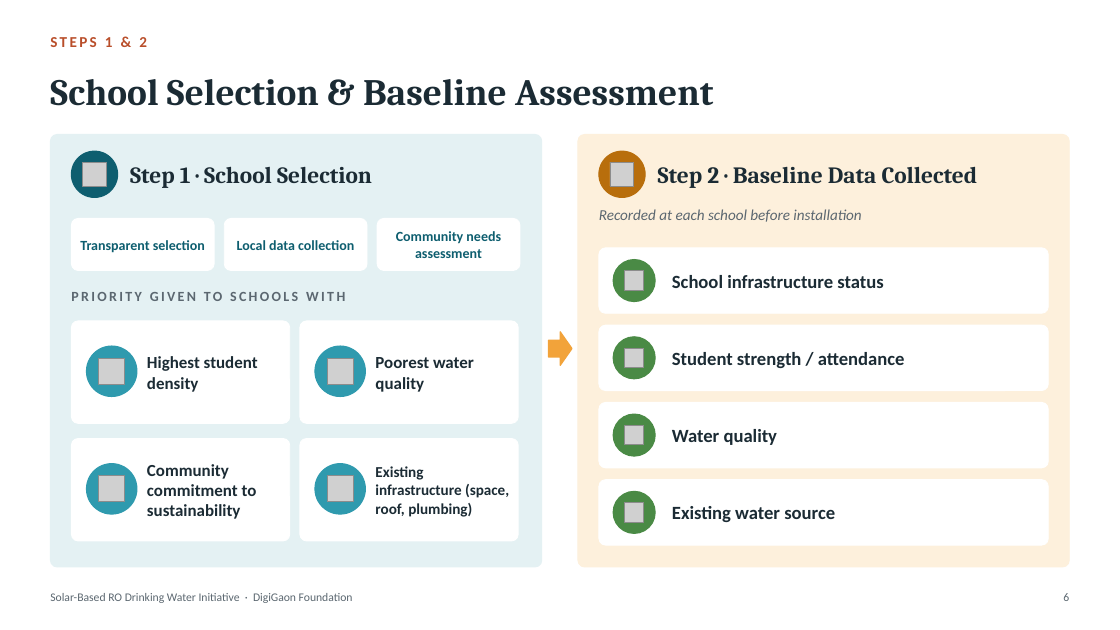
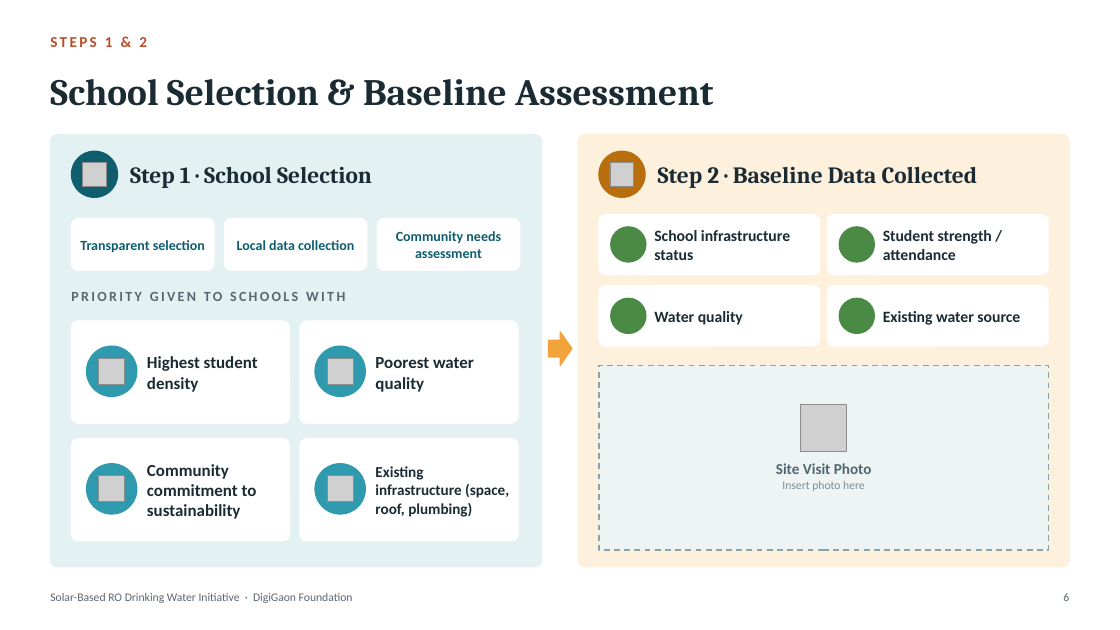
Before and after one commit to Harshtiwari940/Harshtiwari940, a slide deck: slide 6 of presentations/Solar_RO_Implementation_Overview.pptx. Drawn at 1120x630 pixels with LibreOffice and Linux fonts; fonts in the diff are those of the drawing; grey boxes stand for pictures; background and template pictures are left out. Boxes give left, top, right and bottom in pixels: in the first picture for what was removed or moved away, otherwise in the second. Text is boxed around its words. In the diff, an @@ line names an element or a change of style, - is before the commit and + after.

```diff
--- a/presentations/Solar_RO_Implementation_Overview.pptx
+++ b/presentations/Solar_RO_Implementation_Overview.pptx
@@ text removed at box(599, 209, 861, 222) @@
-Recorded at each school before installation
@@ rounded rectangle added at box(599, 214, 820, 275), fill #FFFFFF, outline #FFFFFF 0.75 pt @@
@@ ellipse: place and size @@
-ellipse at box(613, 337, 655, 379)
+ellipse at box(611, 227, 646, 262)
@@ text "School infrastructure status": place and size @@
-text "School infrastructure status" at box(672, 275, 883, 288)
+text "School infrastructure status" at box(654, 230, 790, 260)
@@ rounded rectangle added at box(828, 214, 1049, 275), fill #FFFFFF, outline #FFFFFF 0.75 pt @@
@@ ellipse: place and size @@
-ellipse at box(613, 414, 655, 456)
+ellipse at box(839, 227, 875, 262)
@@ text "Student strength / attendance": place and size @@
-text "Student strength / attendance" at box(672, 352, 905, 368)
+text "Student strength / attendance" at box(883, 230, 992, 260)
@@ rounded rectangle: place and size @@
-rounded rectangle at box(599, 248, 1049, 313)
+rounded rectangle at box(599, 286, 820, 346)
@@ rounded rectangle at box(599, 286, 820, 346): proportions changed @@
@@ ellipse: place and size @@
-ellipse at box(613, 260, 655, 302)
+ellipse at box(611, 298, 646, 334)
@@ picture removed at box(624, 271, 644, 291) @@
@@ text "Water quality": place and size @@
-text "Water quality" at box(672, 429, 778, 445)
+text "Water quality" at box(654, 311, 743, 325)
@@ rounded rectangle at box(828, 286, 1049, 346): proportions changed @@
@@ rounded rectangle: place and size @@
-rounded rectangle at box(599, 325, 1049, 391)
+rounded rectangle at box(828, 286, 1049, 346)
@@ ellipse: place and size @@
-ellipse at box(613, 492, 655, 534)
+ellipse at box(839, 298, 875, 334)
@@ size 16 to 13.5 pt in 4 elements at box(654, 230, 790, 260), box(883, 230, 992, 260), box(654, 311, 743, 325), box(883, 311, 1020, 325) @@
@@ text "Existing water source": place and size @@
-text "Existing water source" at box(672, 506, 835, 522)
+text "Existing water source" at box(883, 311, 1020, 325)
@@ picture removed at box(624, 348, 644, 367) @@
@@ rectangle added at box(599, 365, 1049, 550), fill #EEF3F4, outline #8AA3AB 1.25 pt dashed @@
@@ rounded rectangle removed at box(599, 402, 1049, 468) @@
@@ picture added at box(801, 405, 847, 451) @@
@@ picture removed at box(624, 426, 644, 445) @@
@@ text added at box(776, 463, 872, 491), 10 pt, text #7B8F96 @@
+Site Visit Photo
+Insert photo here
@@ rounded rectangle removed at box(599, 480, 1049, 545) @@
@@ picture removed at box(624, 503, 644, 523) @@
```
Also in this commit, not shown: 4 other slides changed.
